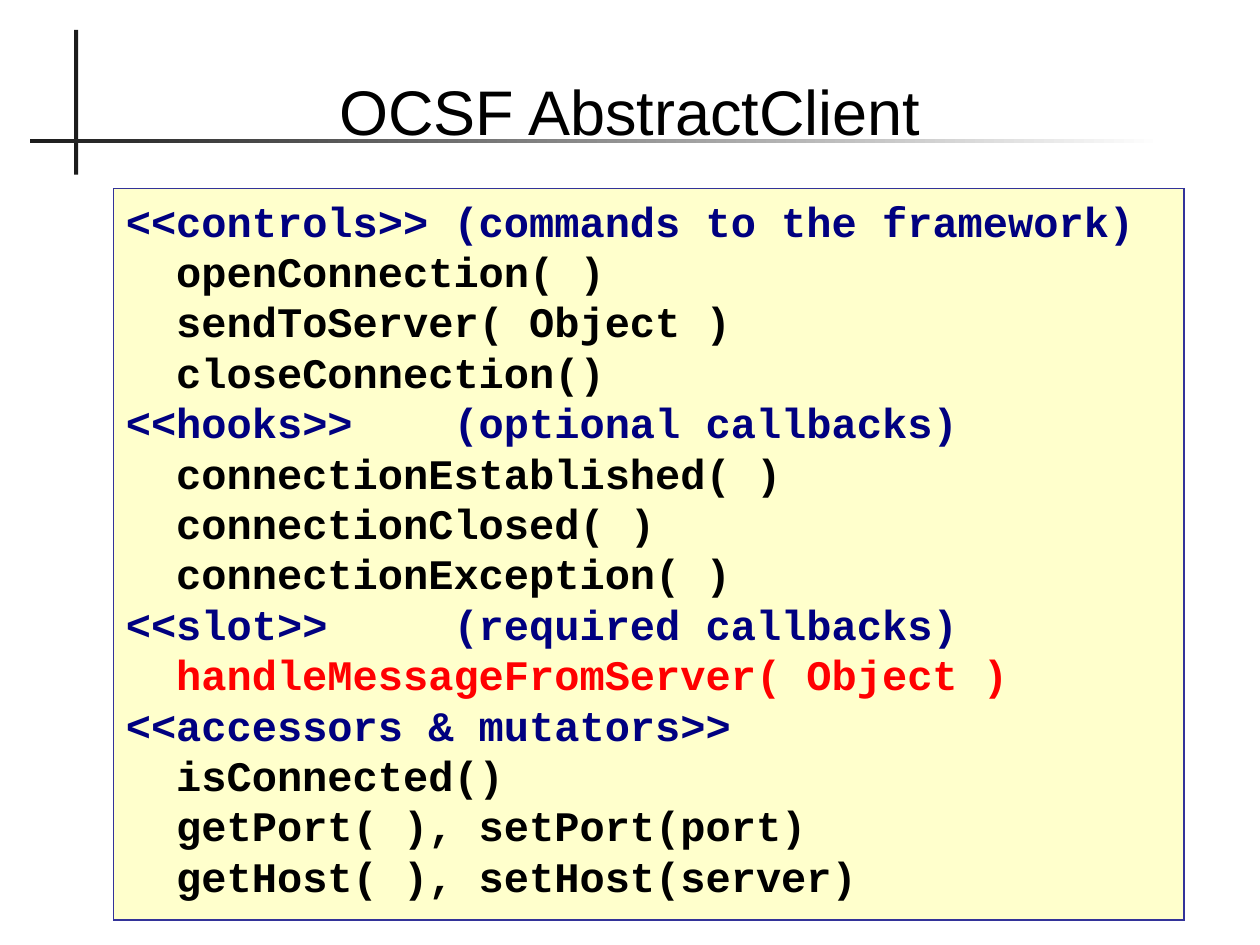
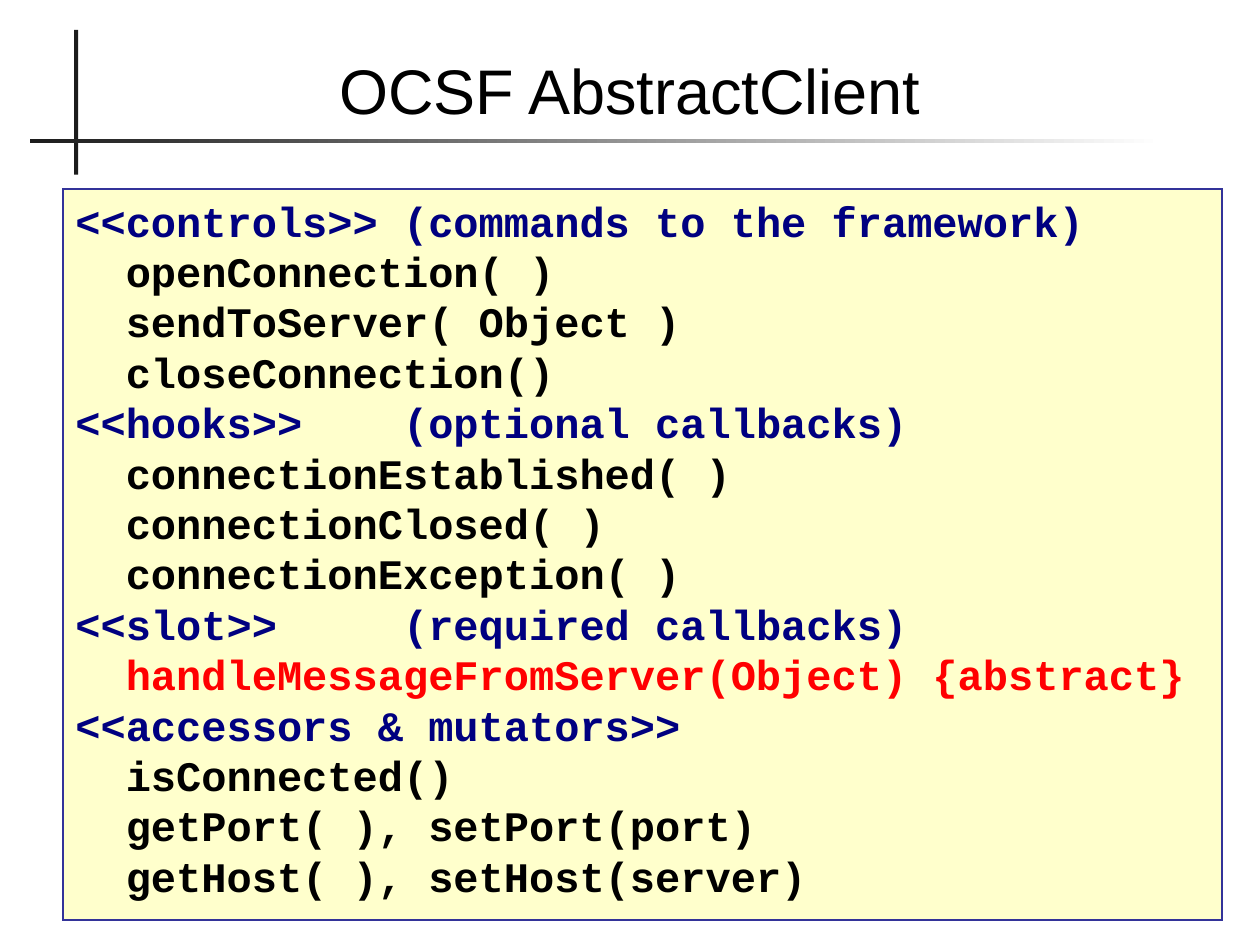
Before and after one commit to skeoop/skeoop.github.io, a slide deck: slide 10 of frameworks/Frameworks.pptx (slide 9 before the commit). Drawn at 1260x945 pixels with LibreOffice and Linux fonts; fonts in the diff are those of the drawing. Boxes give left, top, right and bottom in pixels: in the first picture for what was removed or moved away, otherwise in the second. Text is boxed around its words. In the diff, an @@ line names an element or a change of style, - is before the commit and + after.

```diff
--- a/frameworks/Frameworks.pptx
+++ b/frameworks/Frameworks.pptx
@@ text "OCSF AbstractClient" rewrapped from (x1=339, y1=89, x2=920, y2=143) to (x1=339, y1=68, x2=920, y2=115) @@
@@ rectangle "<<controls>> (commands to the framework)" resized from (x1=113, y1=189, x2=1184, y2=920) to (x1=63, y1=189, x2=1222, y2=920) @@
@@ text in rectangle at (x1=126, y1=660, x2=1184, y2=699): text changed @@
-handleMessageFromServer( Object )
+handleMessageFromServer(Object) {abstract}
```
Also in this commit, not shown: 6 other slides changed, 2 slides added, 5 other files.
